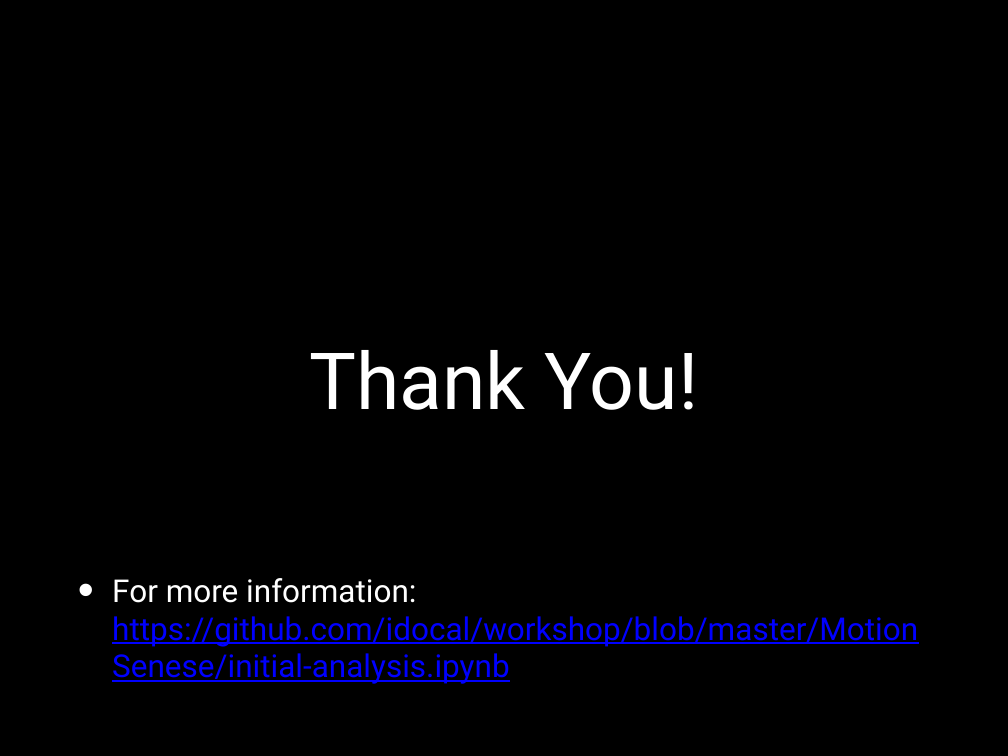
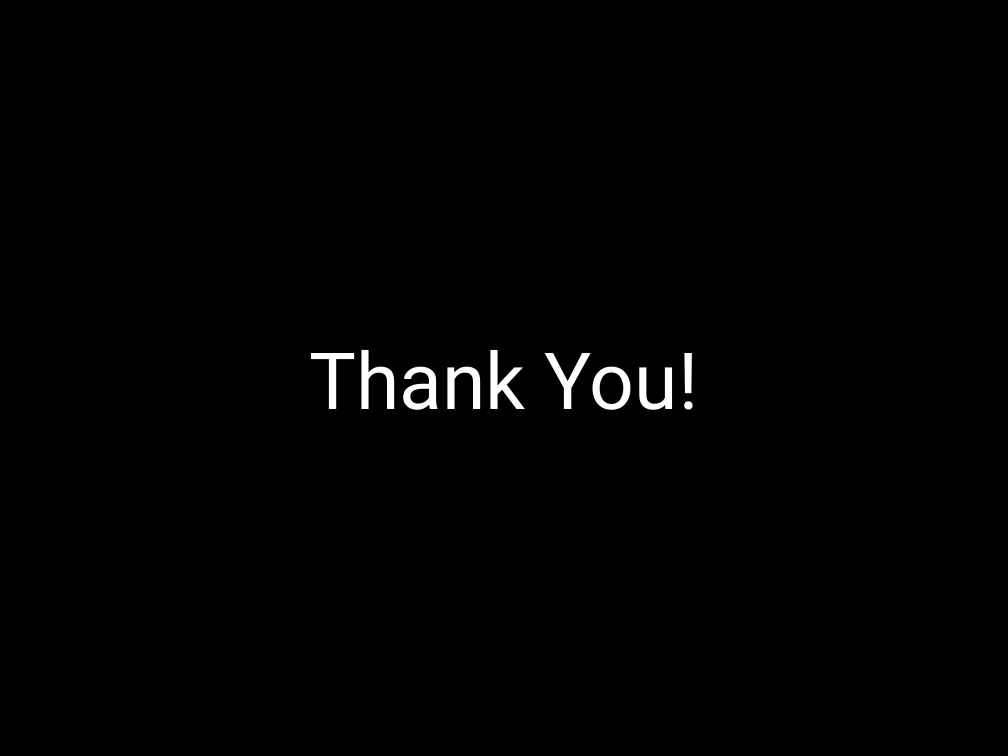
Before and after one commit to idocal/motionsense, a slide deck: slide 11 of MotionSenese/Presentation2.pptx (slide 10 before the commit). Drawn at 1008x756 pixels with LibreOffice and Linux fonts; fonts in the diff are those of the drawing; background and template pictures are left out. Boxes give left, top, right and bottom in pixels: in the first picture for what was removed or moved away, otherwise in the second. Text is boxed around its words. In the diff, an @@ line names an element or a change of style, - is before the commit and + after.

```diff
--- a/MotionSenese/Presentation2.pptx
+++ b/MotionSenese/Presentation2.pptx
@@ text removed at (112,578,918,684) @@
-• For more information:
-  https://github.com/idocal/workshop/blob/master/MotionSenese/initial-analysis.ipynb
```
Also in this commit, not shown: 8 other slides changed, 1 slide added.
